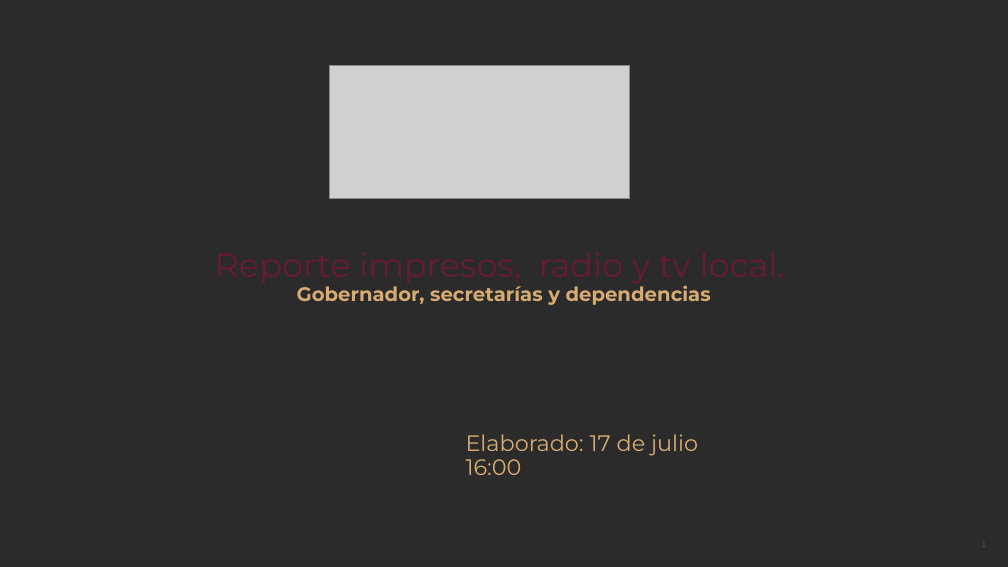
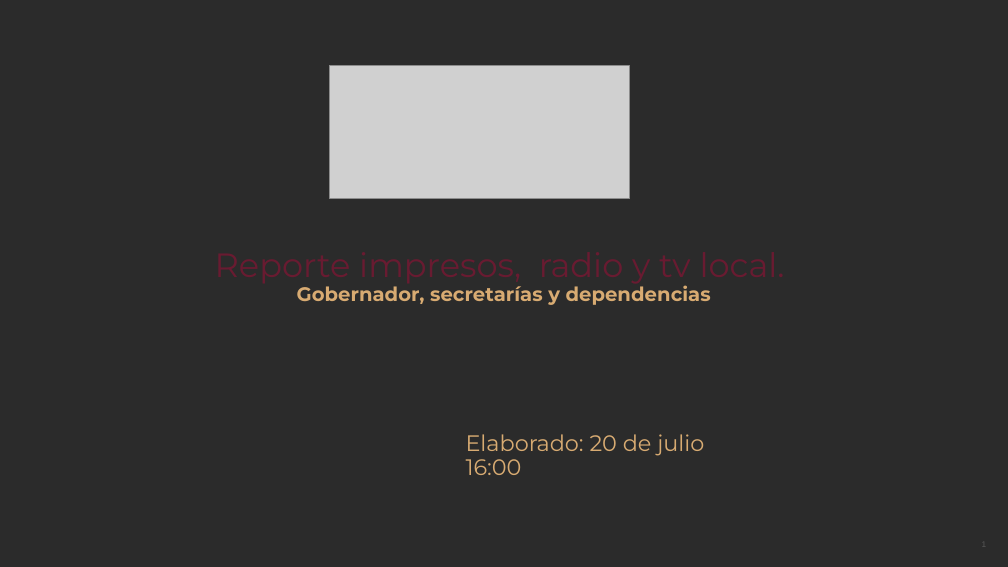
Before and after one commit to thelonious9/Reporteportadas, a slide deck: slide 1 of Reporte 200726.pptx. Drawn at 1008x567 pixels with LibreOffice and Linux fonts; fonts in the diff are those of the drawing; grey boxes stand for pictures; background and template pictures are left out; a plain dark background stands for a picture behind light text. Boxes give left, top, right and bottom in pixels: in the first picture for what was removed or moved away, otherwise in the second. Text is boxed around its words. In the diff, an @@ line names an element or a change of style, - is before the commit and + after.

```diff
--- a/Reporte 200726.pptx
+++ b/Reporte 200726.pptx
@@ text at (466,434,704,456): text changed @@
-Elaborado: 17 de julio
+Elaborado: 20 de julio
```
Also in this commit, not shown: 4 other slides changed.
